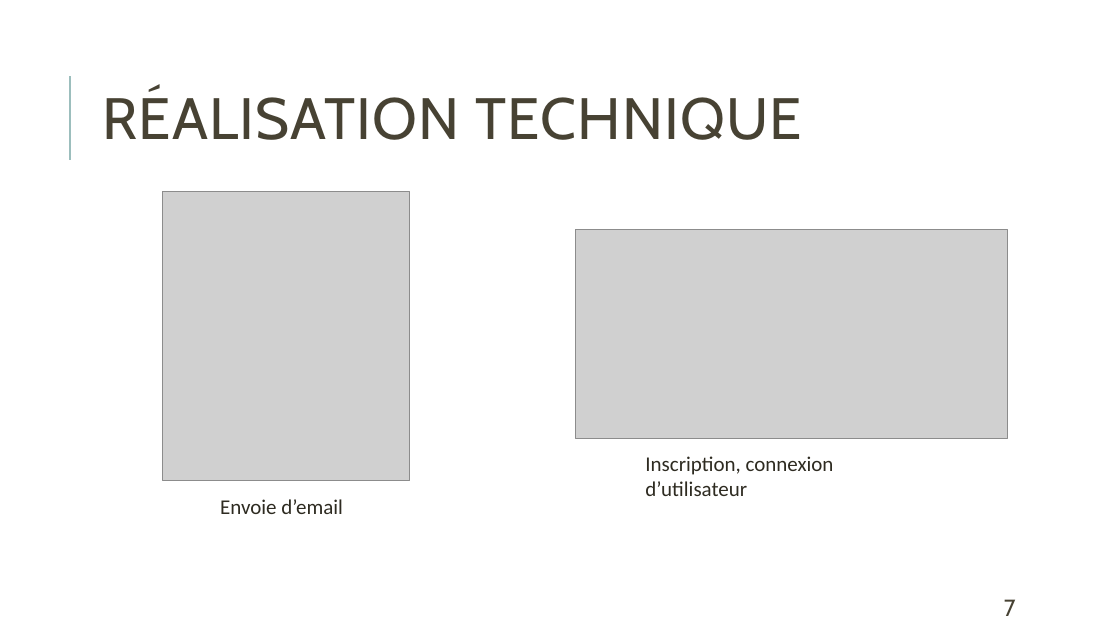
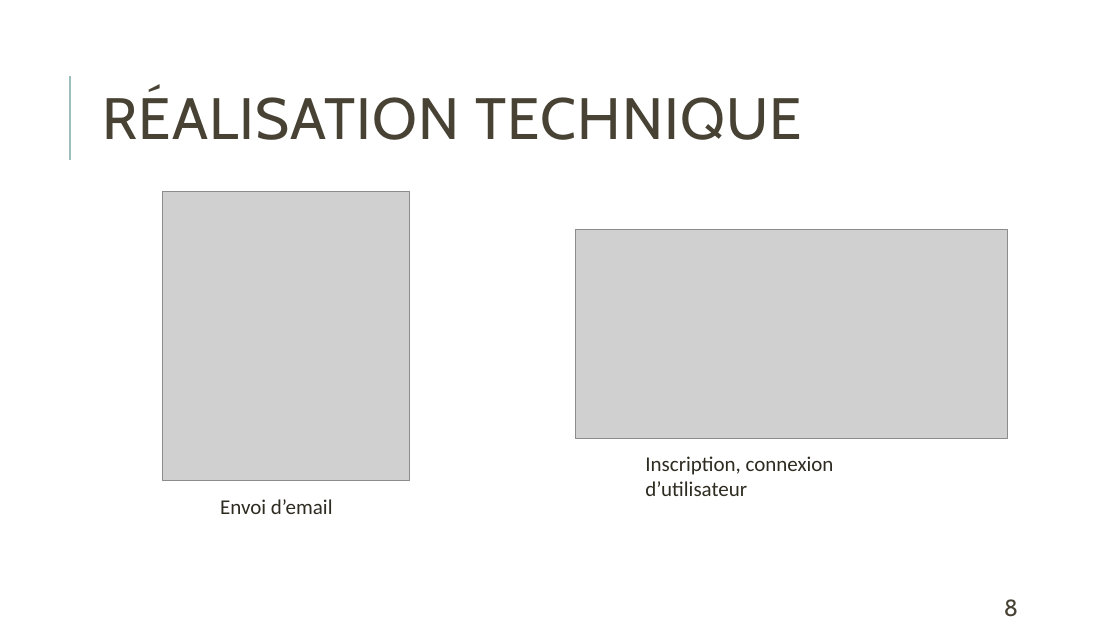
Before and after one commit to OlivierHILDENBRAND/Sondage_Project, a slide deck: slide 8 of Divers/Weber_Hugo_Olivier_CDA_Projet_Sondage.pptx (slide 7 before the commit). Drawn at 1120x630 pixels with LibreOffice and Linux fonts; fonts in the diff are those of the drawing; grey boxes stand for pictures. Boxes give left, top, right and bottom in pixels: in the first picture for what was removed or moved away, otherwise in the second. Text is boxed around its words. In the diff, an @@ line names an element or a change of style, - is before the commit and + after.

```diff
--- a/Divers/Weber_Hugo_Olivier_CDA_Projet_Sondage.pptx
+++ b/Divers/Weber_Hugo_Olivier_CDA_Projet_Sondage.pptx
@@ text at bbox=[220, 499, 333, 514]: text changed @@
-Envoie d’email
+Envoi d’email
@@ page number at bbox=[1004, 599, 1018, 617]: text changed @@
-7
+8
```
Also in this commit, not shown: 9 other slides changed.
